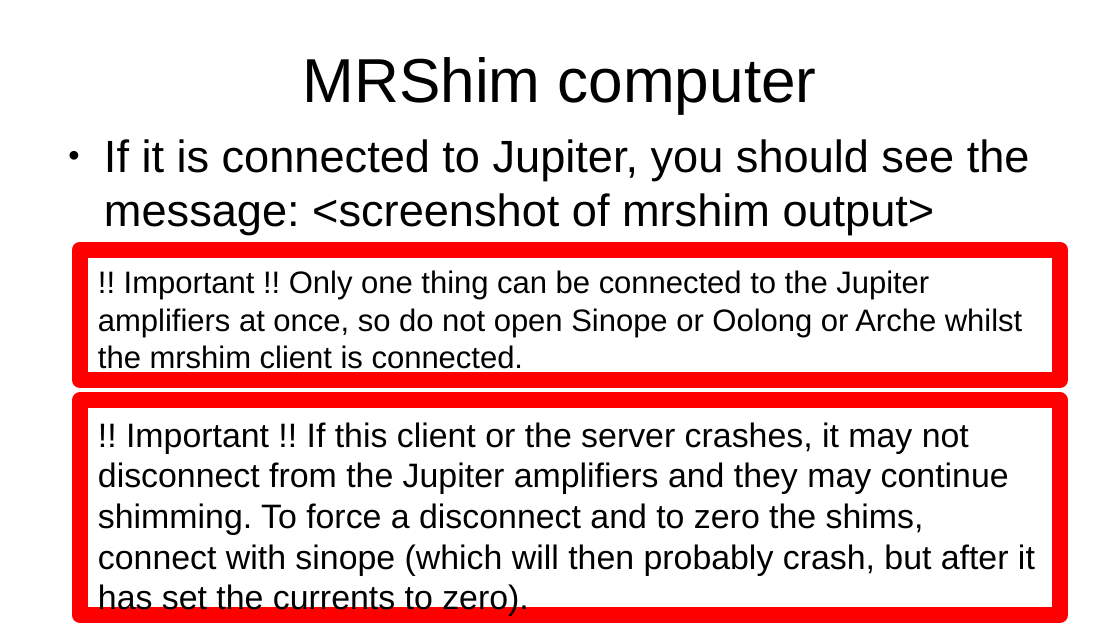
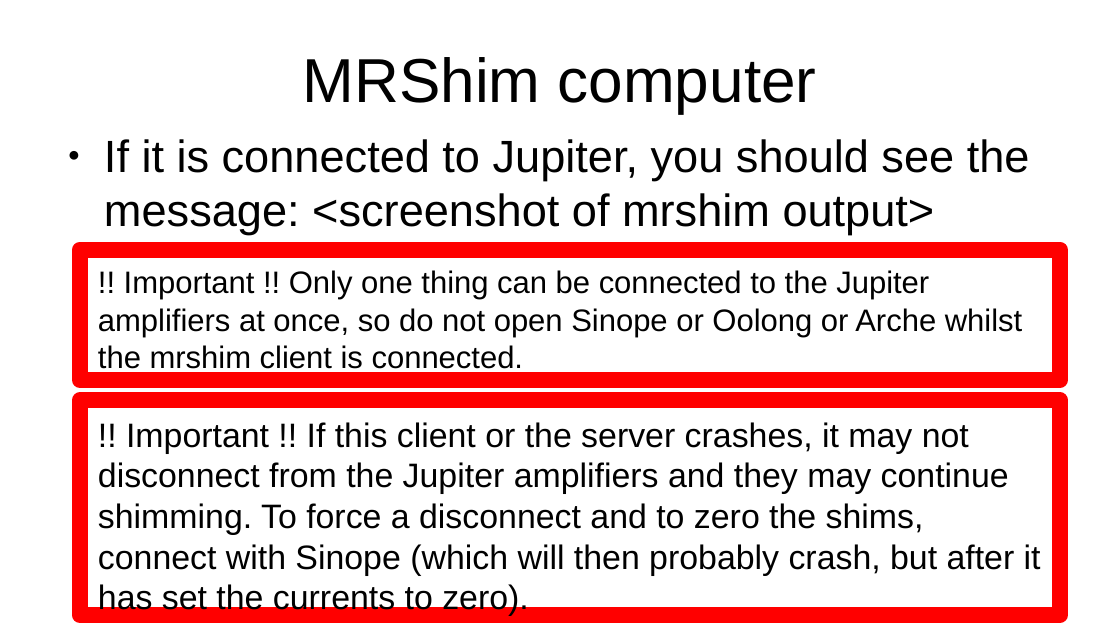
Before and after one commit to seventeenmagpie/skope-mrshim, a slide deck: slide 26 of shimmer/docs/user_guide_with_images.odp (slide 24 before the commit). Drawn at 1120x630 pixels with LibreOffice and Linux fonts; fonts in the diff are those of the drawing. Boxes give left, top, right and bottom in pixels: in the first picture for what was removed or moved away, otherwise in the second. Text is boxed around its words. In the diff, an @@ line names an element or a change of style, - is before the commit and + after.

```diff
--- a/shimmer/docs/user_guide_with_images.odp
+++ b/shimmer/docs/user_guide_with_images.odp
@@ text in rectangle at (98, 422, 1041, 616): text changed @@
-!! Important !! If this client or the server crashes, it may not disconnect from the Jupiter amplifiers and they may continue shimming. To force a disconnect and to zero the shims, connect with sinope (which will then probably crash, but after it has set the currents to zero).
+!! Important !! If this client or the server crashes, it may not disconnect from the Jupiter amplifiers and they may continue shimming. To force a disconnect and to zero the shims, connect with Sinope (which will then probably crash, but after it has set the currents to zero).
```
Also in this commit, not shown: 24 other slides changed, 3 slides added, 1 other file.
